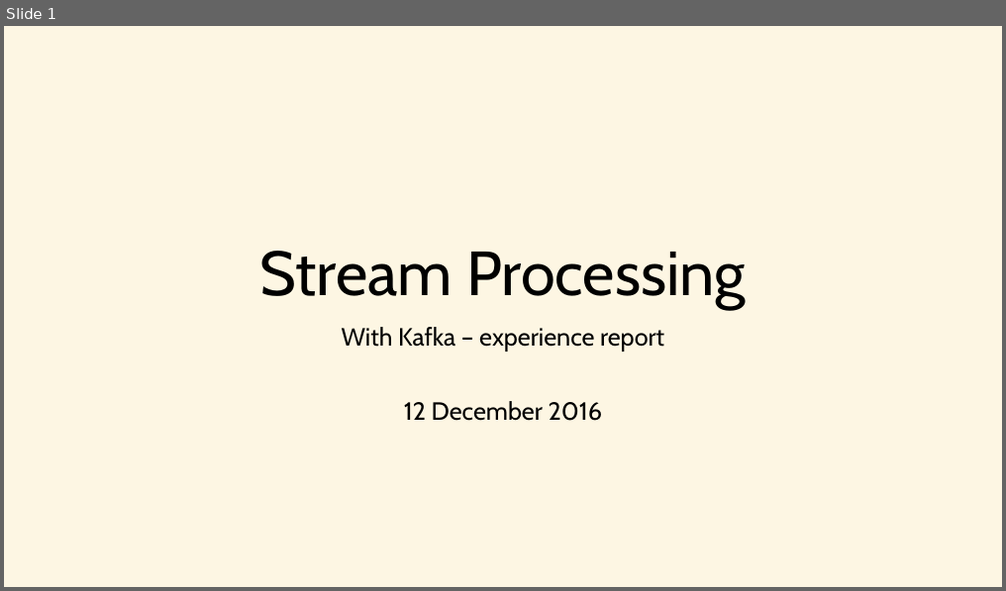
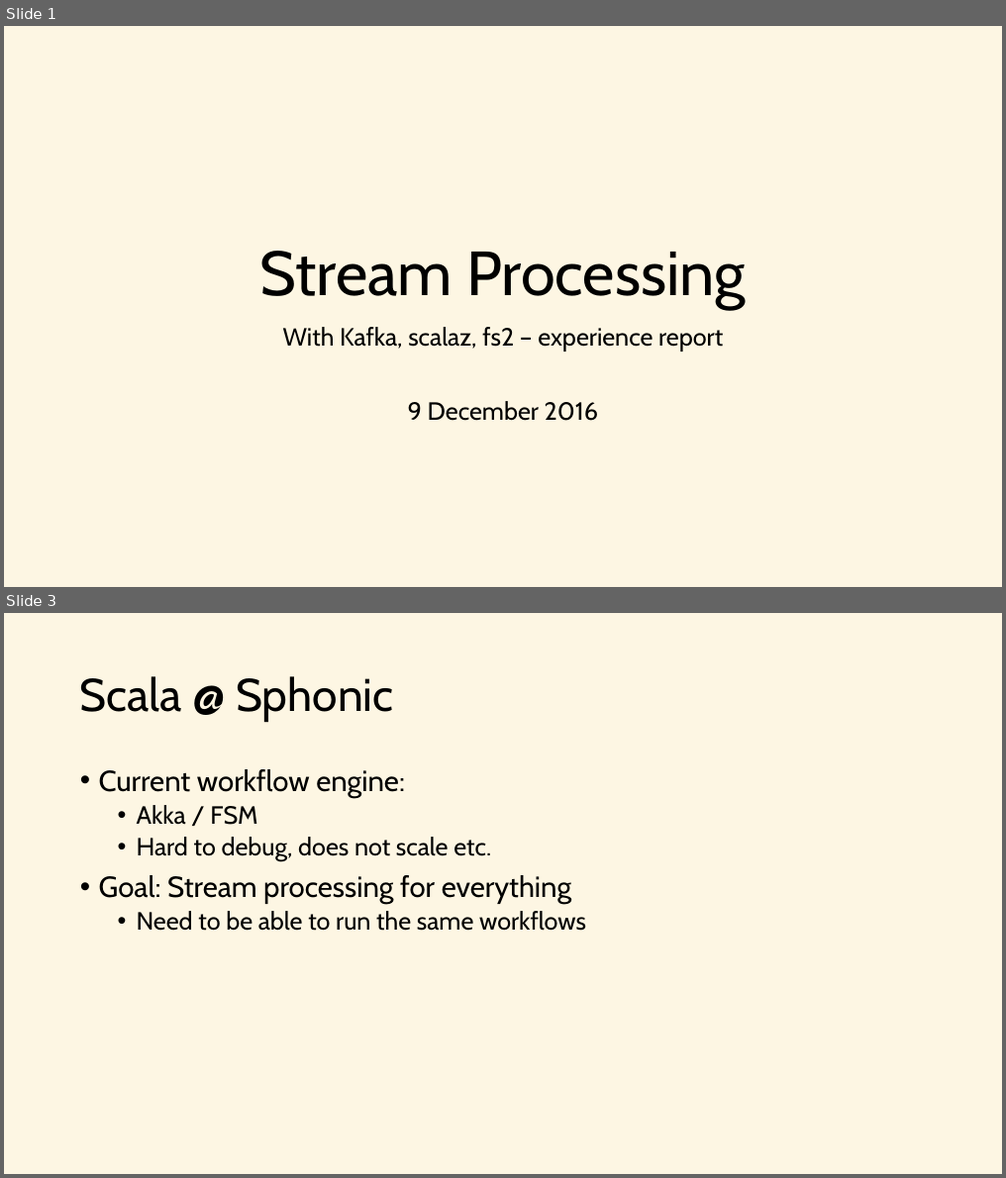
Before and after one commit to j-mueller/talks, a slide deck: 2016-12-scala-exchange/stream-processing.pptx. Shown one above the other, each under a label of ours: slide 1 before the commit, slides 1 and 3 after it; the slides between them are not shown. The pictures are 1006x591 and 1006x1178 pixels, drawn with LibreOffice and Linux fonts; fonts in the diff are those of the drawing. Boxes give left, top, right and bottom in pixels: in the first picture for what was removed or moved away, otherwise in the second. Text is boxed around its words. In the diff, an @@ line names an element or a change of style, - is before the commit and + after.

Commit message:
Add slides for scala exchange

```diff
--- a/2016-12-scala-exchange/stream-processing.pptx
+++ b/2016-12-scala-exchange/stream-processing.pptx
@@ slide 3 added at (x1=4, y1=613, x2=1002, y2=1174), background #FDF6E3 @@
@@ title added at (x1=80, y1=676, x2=394, y2=722), 44 pt, text #000000 @@
+Scala @ Sphonic
@@ text added at (x1=99, y1=769, x2=586, y2=931), 24 pt, text #000000 @@
+• Current workflow engine:
+  • Akka / FSM
+  • Hard to debug, does not scale etc.
+• Goal: Stream processing for everything
+  • Need to be able to run the same workflows
@@ slide 1 changed as well @@
@@ subtitle at (x1=283, y1=327, x2=723, y2=421): text changed @@
-With Kafka – experience report
-12 December 2016
+With Kafka, scalaz, fs2 – experience report
+9 December 2016
```
Also in this commit, not shown: 2 other slides changed, 17 other slides added, 1 slide removed, 2 other files.
